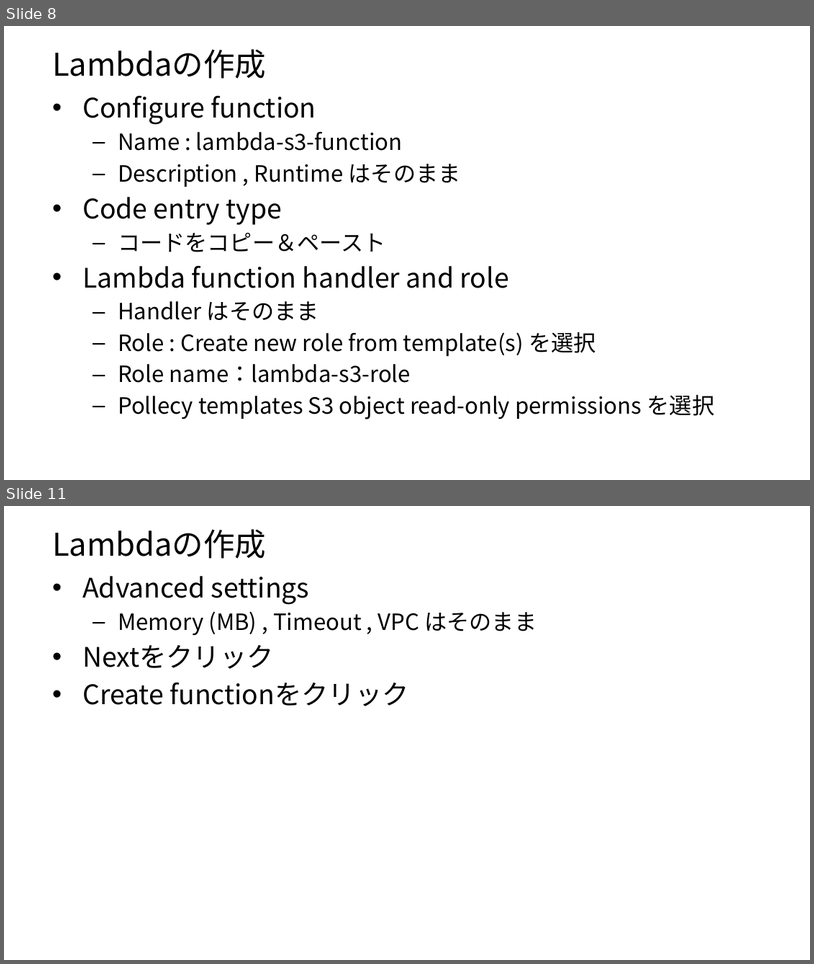
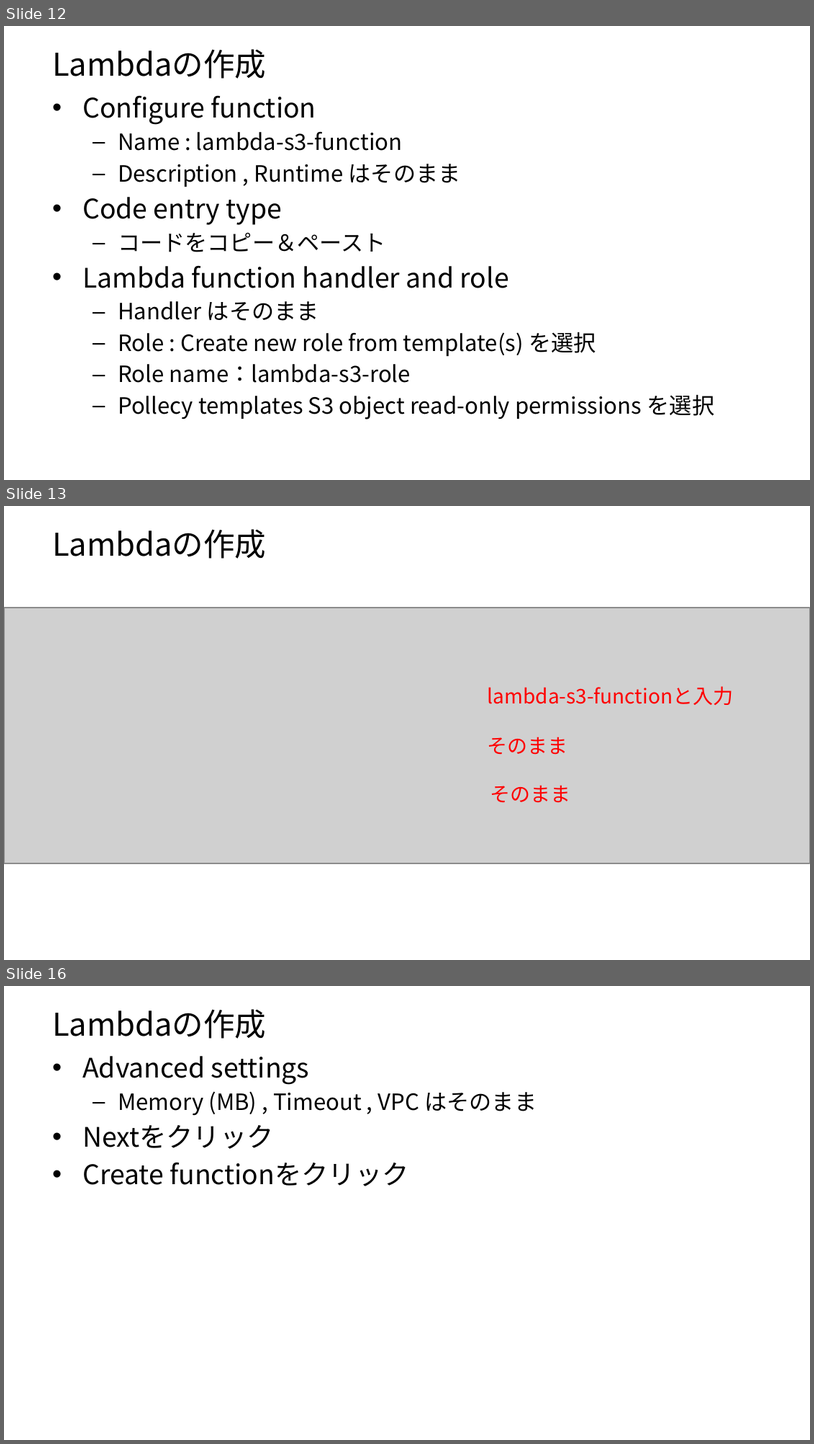
Before and after one commit to jaws-ug-tohoku/hands-on_mobileapp, a slide deck: Lambda/Lambda編.pptx. Shown one above the other, each under a label of ours: slides 8 and 11 before the commit, slides 12, 13 and 16 after it; the slides between them are not shown. The pictures are 814x964 and 814x1444 pixels, drawn with LibreOffice and Linux fonts; fonts in the diff are those of the drawing; grey boxes stand for pictures. Boxes give left, top, right and bottom in pixels: in the first picture for what was removed or moved away, otherwise in the second. Text is boxed around its words. In the diff, an @@ line names an element or a change of style, - is before the commit and + after.

```diff
--- a/Lambda/Lambda編.pptx
+++ b/Lambda/Lambda編.pptx
@@ slide 13 added at <box>4,506,810,960</box>, background #FFFFFF @@
@@ title added at <box>52,529,266,559</box>, 28 pt, text #000000 @@
+Lambdaの作成
@@ picture added at <box>4,608,810,863</box> @@
@@ text added at <box>488,686,734,705</box>, 18 pt, text #FF0000 @@
+lambda-s3-functionと入力
@@ text added at <box>488,736,568,754</box>, 18 pt, text #FF0000 @@
+そのまま
@@ text added at <box>491,785,571,803</box>, 18 pt, text #FF0000 @@
+そのまま
@@ what was slide 8 is now slide 12 @@
@@ what was slide 11 is now slide 16 @@
```
Also in this commit, not shown: 2 slides changed, 11 other slides added, 5 slides removed.
